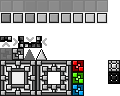
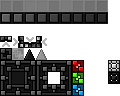
The second 120 x 96 image is a revision of the first. Changes to its layers:
hid group "White" (2nd of 2) (10 layers) over [0, 1, 108, 96]
showed group "Black" (12 layers) over [0, 1, 108, 96]
